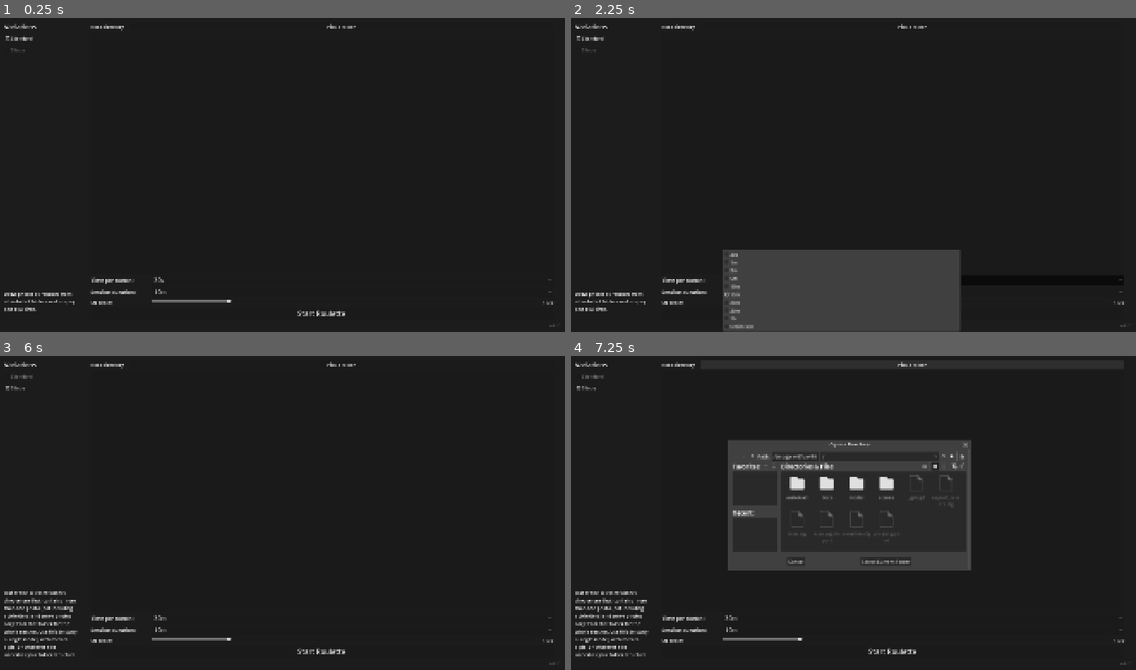
Above: before the commit, frames 1-4 (two rows, left to right).
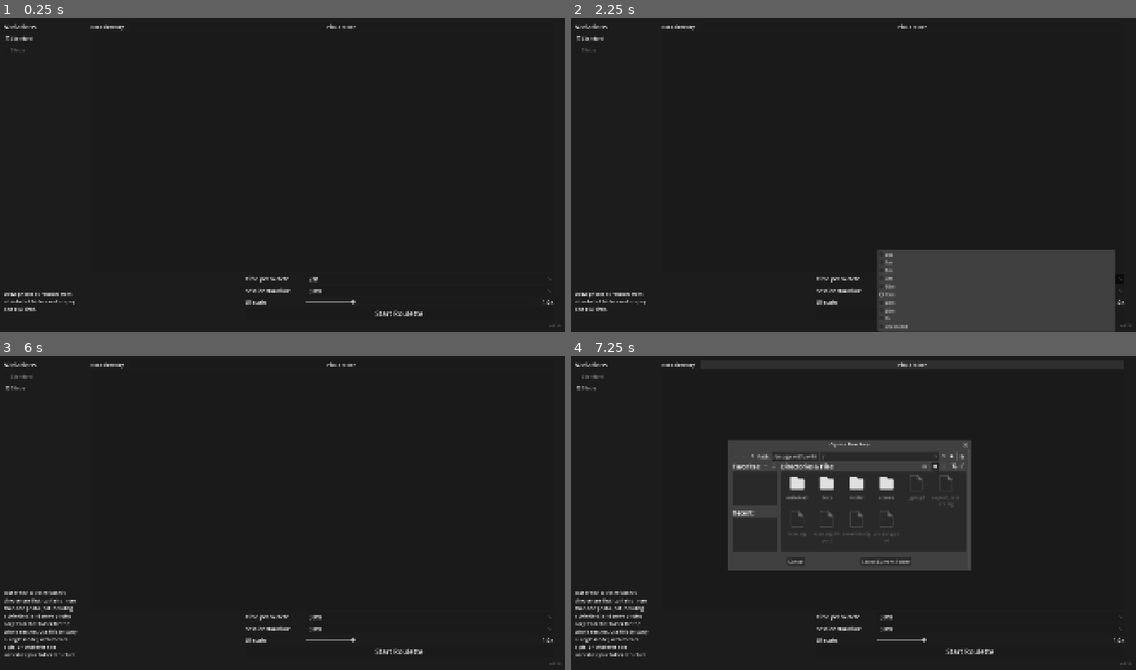
Above: after the commit, the same moments.

Repository: tsraveling/art-roulette
Game: Godot game, scene res://scenes/setup/SetupScene.tscn
Same seed, same stepped clock (60 frames per second), same inputs: the game is played once before the commit and once after it.
Inputs:
- Up to frame 1 (0.25 s): no input
- Up to frame 2 (2.25 s): click "30s" (after the commit: "2m") at 0.5 s; click "10m" (after the commit: "30m") at 1.25 s; click "15m" at 2 s
- Up to frame 3 (6 s): click "Start Roulette" at 2.75 s; click "30m" at 3.5 s; click "Start Roulette" at 4.25 s; click "Standard" at 5 s; click "Study" at 5.75 s
- Up to frame 4 (7.25 s): click "Pick a folder" at 6.5 s

The runs differ from the first frame. In frame 1, 0.9% of the frame differs, in the area x 15-100%, y 82-99%; in frame 2, 15%, in the area x 15-100%, y 73-100%; in frame 3, 0.9%; in frame 4, 0.9%.
Error after the commit: Invalid assignment of property or key 'selected' with value of type 'int' on a base object of type 'null instance'. (res://scenes/setup/SetupScene.gd:24)

Commit message:
fix: improves ui scaling ui

Diff:
--- a/scenes/setup/SetupScene.gd
+++ b/scenes/setup/SetupScene.gd
@@ -131,4 +131,7 @@
 
 func _on_ui_scale_slider_value_changed(value: float):
 	ui_scale_label.text = "%sx" % str(value)
-	FileBrowser.set_ui_scale(value)
+
+func _on_ui_scale_slider_drag_ended(value_changed: bool):
+	if value_changed:
+		FileBrowser.set_ui_scale(ui_scale_slider.value)
--- a/scenes/setup/SetupScene.tscn
+++ b/scenes/setup/SetupScene.tscn
@@ -113,16 +113,29 @@
 layout_mode = 2
 size_flags_vertical = 3
 
-[node name="IntervalHBox" type="HBoxContainer" parent="MainLayout/SettingsPanel" unique_id=1443747404]
-layout_mode = 2
-
-[node name="Label" type="Label" parent="MainLayout/SettingsPanel/IntervalHBox" unique_id=165845600]
+[node name="HBoxContainer" type="HBoxContainer" parent="MainLayout/SettingsPanel" unique_id=573557180]
+layout_mode = 2
+
+[node name="Control" type="Control" parent="MainLayout/SettingsPanel/HBoxContainer" unique_id=15713518]
+layout_mode = 2
+size_flags_horizontal = 3
+size_flags_stretch_ratio = 0.5
+
+[node name="VBoxContainer" type="VBoxContainer" parent="MainLayout/SettingsPanel/HBoxContainer" unique_id=1792598997]
+custom_minimum_size = Vector2(300, 0)
+layout_mode = 2
+size_flags_horizontal = 3
+
+[node name="IntervalHBox" type="HBoxContainer" parent="MainLayout/SettingsPanel/HBoxContainer/VBoxContainer" unique_id=1443747404]
+layout_mode = 2
+
+[node name="Label" type="Label" parent="MainLayout/SettingsPanel/HBoxContainer/VBoxContainer/IntervalHBox" unique_id=165845600]
 custom_minimum_size = Vector2(200, 0)
 layout_mode = 2
 theme_override_font_sizes/font_size = 18
 text = "Time per sketch:"
 
-[node name="OptionButton" type="OptionButton" parent="MainLayout/SettingsPanel/IntervalHBox" unique_id=2063450302]
+[node name="OptionButton" type="OptionButton" parent="MainLayout/SettingsPanel/HBoxContainer/VBoxContainer/IntervalHBox" unique_id=2063450302]
 layout_mode = 2
 size_flags_horizontal = 3
 theme_override_font_sizes/font_size = 20
@@ -149,16 +162,16 @@
 popup/item_9/text = "Unlimited"
 popup/item_9/id = 9
 
-[node name="SessionHBox" type="HBoxContainer" parent="MainLayout/SettingsPanel" unique_id=1856254413]
-layout_mode = 2
-
-[node name="Label" type="Label" parent="MainLayout/SettingsPanel/SessionHBox" unique_id=592712128]
+[node name="SessionHBox" type="HBoxContainer" parent="MainLayout/SettingsPanel/HBoxContainer/VBoxContainer" unique_id=1856254413]
+layout_mode = 2
+
+[node name="Label" type="Label" parent="MainLayout/SettingsPanel/HBoxContainer/VBoxContainer/SessionHBox" unique_id=592712128]
 custom_minimum_size = Vector2(200, 0)
 layout_mode = 2
 theme_override_font_sizes/font_size = 18
 text = "Session duration:"
 
-[node name="SessionDurationButton" type="OptionButton" parent="MainLayout/SettingsPanel/SessionHBox" unique_id=233667801]
+[node name="SessionDurationButton" type="OptionButton" parent="MainLayout/SettingsPanel/HBoxContainer/VBoxContainer/SessionHBox" unique_id=233667801]
 layout_mode = 2
 size_flags_horizontal = 3
 theme_override_font_sizes/font_size = 20
@@ -177,16 +190,17 @@
 popup/item_5/text = "Untimed"
 popup/item_5/id = 5
 
-[node name="UIScaleHBox" type="HBoxContainer" parent="MainLayout/SettingsPanel" unique_id=591808735]
-layout_mode = 2
-
-[node name="Label" type="Label" parent="MainLayout/SettingsPanel/UIScaleHBox" unique_id=2097071073]
+[node name="UIScaleHBox" type="HBoxContainer" parent="MainLayout/SettingsPanel/HBoxContainer/VBoxContainer" unique_id=591808735]
+layout_mode = 2
+
+[node name="Label" type="Label" parent="MainLayout/SettingsPanel/HBoxContainer/VBoxContainer/UIScaleHBox" unique_id=2097071073]
 custom_minimum_size = Vector2(200, 0)
 layout_mode = 2
 theme_override_font_sizes/font_size = 18
 text = "UI scale:"
 
-[node name="UIScaleSlider" type="HSlider" parent="MainLayout/SettingsPanel/UIScaleHBox" unique_id=1635959644]
+[node name="UIScaleSlider" type="HSlider" parent="MainLayout/SettingsPanel/HBoxContainer/VBoxContainer/UIScaleHBox" unique_id=1635959644]
+custom_minimum_size = Vector2(0, 30)
 layout_mode = 2
 size_flags_horizontal = 3
 min_value = 0.75
@@ -194,14 +208,14 @@
 step = 0.25
 value = 1.0
 
-[node name="UIScaleLabel" type="Label" parent="MainLayout/SettingsPanel/UIScaleHBox" unique_id=332119337]
+[node name="UIScaleLabel" type="Label" parent="MainLayout/SettingsPanel/HBoxContainer/VBoxContainer/UIScaleHBox" unique_id=332119337]
 custom_minimum_size = Vector2(60, 0)
 layout_mode = 2
 theme_override_font_sizes/font_size = 18
 text = "1.0x"
 horizontal_alignment = 2
 
-[node name="StartButton" type="Button" parent="MainLayout/SettingsPanel" unique_id=931336967]
+[node name="StartButton" type="Button" parent="MainLayout/SettingsPanel/HBoxContainer/VBoxContainer" unique_id=931336967]
 layout_mode = 2
 theme_override_font_sizes/font_size = 24
 text = "Start Roulette"
@@ -215,8 +229,9 @@
 [connection signal="pressed" from="MainLayout/VariationsPanel/StandardRadio" to="." method="_on_standard_radio_pressed"]
 [connection signal="pressed" from="MainLayout/VariationsPanel/StudyRadio" to="." method="_on_study_radio_pressed"]
 [connection signal="pressed" from="MainLayout/SettingsPanel/RootDirSelector/RootDirectoryButton" to="." method="_on_root_directory_button_pressed"]
-[connection signal="item_selected" from="MainLayout/SettingsPanel/IntervalHBox/OptionButton" to="." method="_on_option_button_item_selected"]
-[connection signal="item_selected" from="MainLayout/SettingsPanel/SessionHBox/SessionDurationButton" to="." method="_on_session_duration_button_item_selected"]
-[connection signal="value_changed" from="MainLayout/SettingsPanel/UIScaleHBox/UIScaleSlider" to="." method="_on_ui_scale_slider_value_changed"]
-[connection signal="pressed" from="MainLayout/SettingsPanel/StartButton" to="." method="_on_start_button_pressed"]
+[connection signal="item_selected" from="MainLayout/SettingsPanel/HBoxContainer/VBoxContainer/IntervalHBox/OptionButton" to="." method="_on_option_button_item_selected"]
+[connection signal="item_selected" from="MainLayout/SettingsPanel/HBoxContainer/VBoxContainer/SessionHBox/SessionDurationButton" to="." method="_on_session_duration_button_item_selected"]
+[connection signal="drag_ended" from="MainLayout/SettingsPanel/HBoxContainer/VBoxContainer/UIScaleHBox/UIScaleSlider" to="." method="_on_ui_scale_slider_drag_ended"]
+[connection signal="value_changed" from="MainLayout/SettingsPanel/HBoxContainer/VBoxContainer/UIScaleHBox/UIScaleSlider" to="." method="_on_ui_scale_slider_value_changed"]
+[connection signal="pressed" from="MainLayout/SettingsPanel/HBoxContainer/VBoxContainer/StartButton" to="." method="_on_start_button_pressed"]
 [connection signal="dir_selected" from="RootDirectoryPicker" to="." method="_on_root_directory_picker_dir_selected"]
